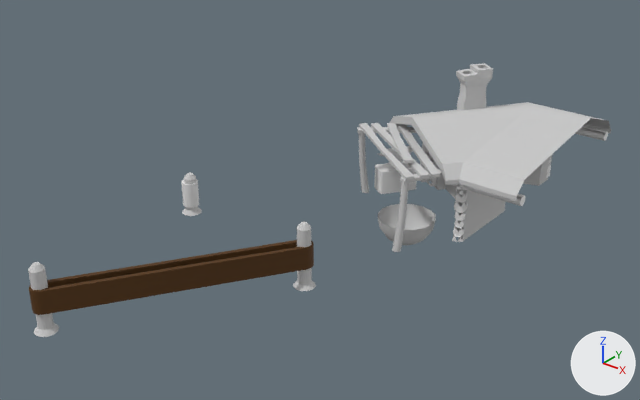
An edit to the FBX model Kalevala Pinball/Assets/Models/Ilmarinen's Workshop.FBX, drawn before and after from the same camera.
The view is the same before and after, from a 50 mm lens placed at (0.401, -0.284, 0.192), pointed at (0.18, -0.008, 0.021). The lights are fixed; the arrows at lower right show +X, +Y and +Z. Where no turn or scale is listed for an object, it has been applied to the vertices. Vertices at the same position are counted once.

Objects in the first picture: 'Anvil Base', 'Chimney', "Ilmarinen's Workshop Kickout Hole", 'Metal Post', 'Metal Post001', 'Patio Board003', 'Patio Board004', 'Plastic Cover', 'Plastic Rail007', 'Post', 'Roof', 'Support005', 'Walls'.
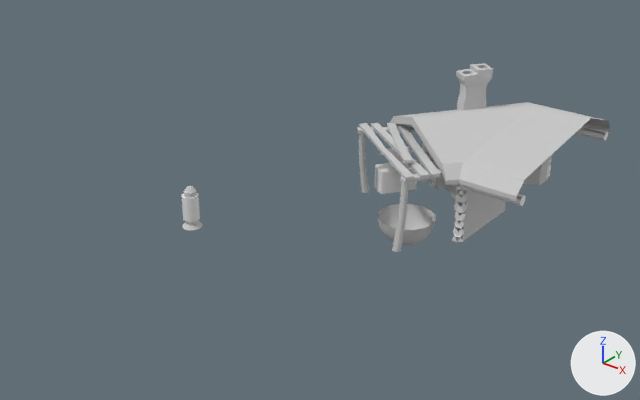
The newer file is also turned or shifted as a whole; pictures and numbers use the older file's frame.

Changed parts and their boxes (x1, y1, x2, y2) in the pictures (640 x 400 px):
'Plastic Rail007', deleted (brown)
    before: (29, 240, 314, 315)
'Metal Post', deleted
    before: (28, 262, 59, 337)
'Metal Post001', deleted
    before: (293, 221, 316, 291)
'Plastic Cover', mesh moved
    before: (182, 179, 199, 208)
    after: (181, 193, 200, 222)
'Post', mesh moved
    before: (182, 173, 202, 216)
    after: (182, 186, 203, 230)

The edits, one by one:
me_mesh_049 has 50 vertices, 42 faces and spans x -0.0048..0.0048, y -0.0048..0.0048, z 0.0..0.02.
me_mesh_049 is used by ob_post; location (0.1125, -0.0229, 0.0).
me_mesh_049 part 2: the whole mesh is moved by (0.0109, -0.0103, 0.0).
me_mesh_048 has 24 vertices, 44 faces and spans x -0.004..0.004, y -0.004..0.004, z -0.00053..0.01147.
me_mesh_048 is used by ob_plastic_cover; location (0.1124, -0.023, 0.0045).
me_mesh_048 part 1: the whole mesh is moved by (0.01088, -0.0103, 0.0).
Object 'Metal Post001' (ob_metal_post001) is deleted.
Object 'Metal Post' (ob_metal_post) is deleted.
Object 'Plastic Rail007' (ob_plastic_rail007) is deleted.
